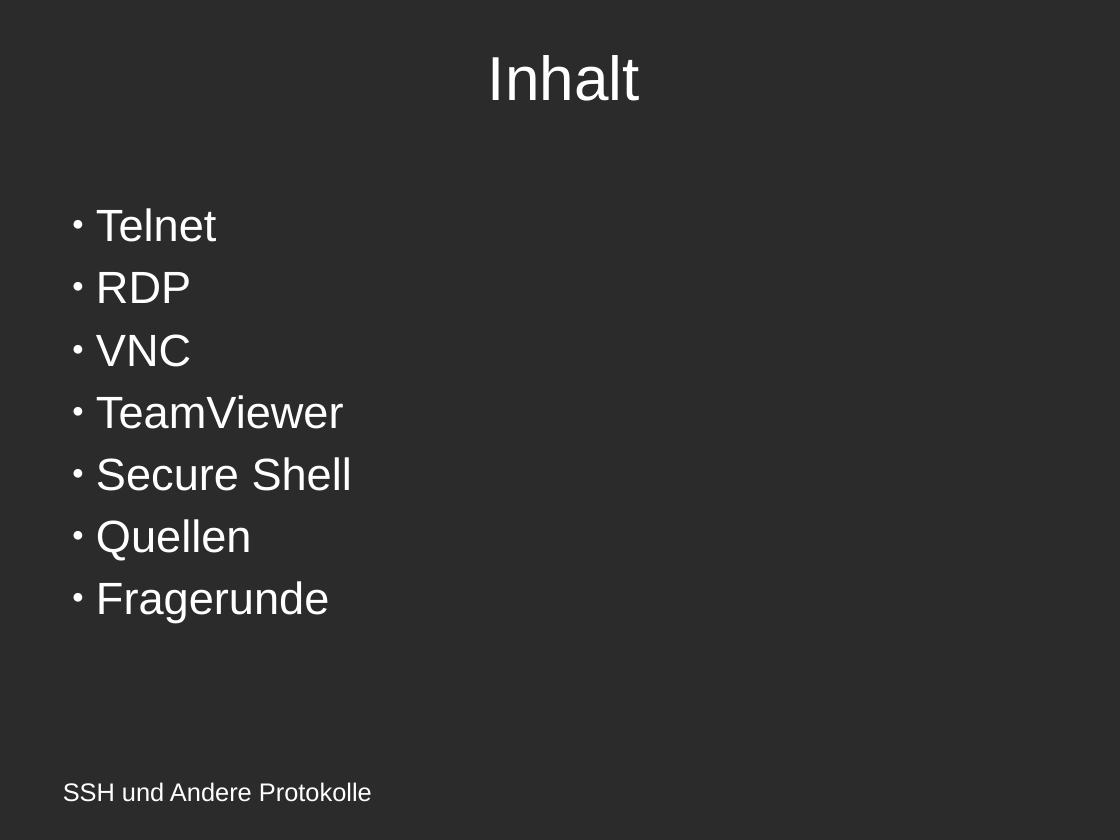
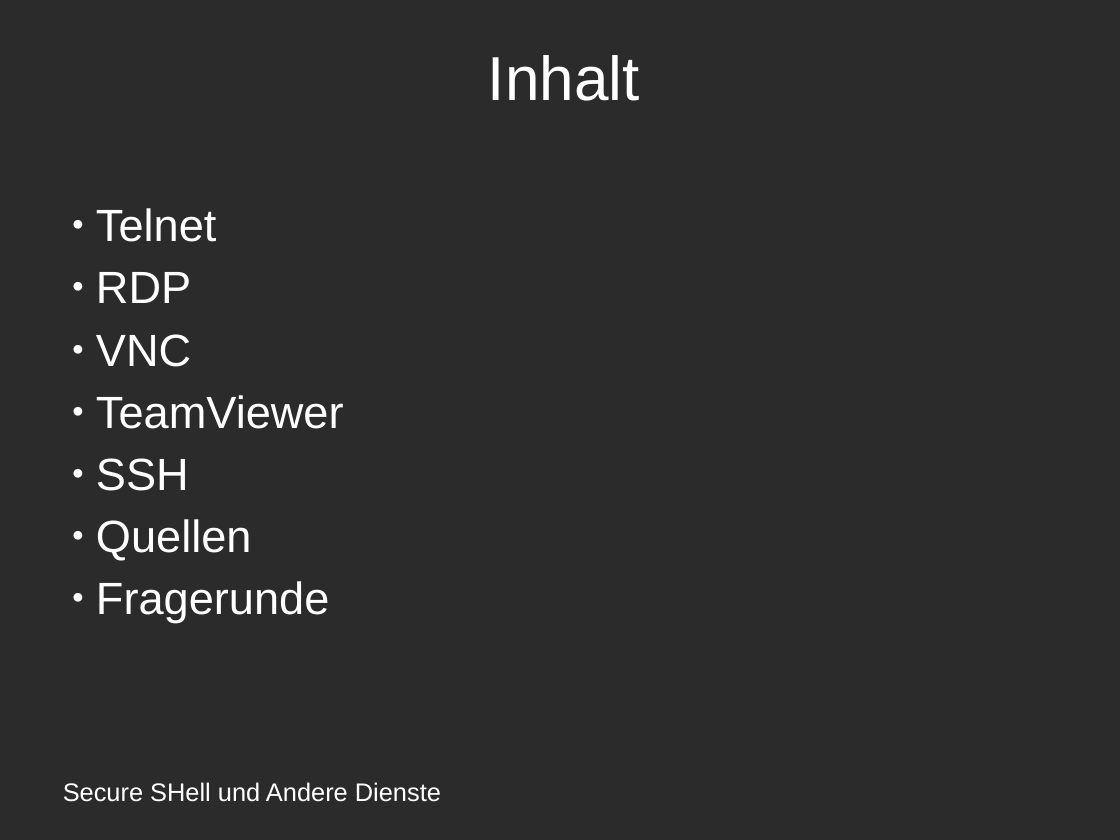
Before and after one commit to amlispolska/SSH-Projekt, a slide deck: slide 3 of ssh-presentation.odp. Drawn at 1120x840 pixels with LibreOffice and Linux fonts; fonts in the diff are those of the drawing; background and template pictures are left out; a plain dark background stands for a picture behind light text. Boxes give left, top, right and bottom in pixels: in the first picture for what was removed or moved away, otherwise in the second. Text is boxed around its words. In the diff, an @@ line names an element or a change of style, - is before the commit and + after.

```diff
--- a/ssh-presentation.odp
+++ b/ssh-presentation.odp
@@ subtitle at <box>96,458,189,491</box>: text changed @@
-● Secure Shell
+● SSH
@@ text at <box>63,782,441,802</box>: text changed @@
-SSH und Andere Protokolle
+Secure SHell und Andere Dienste
```
Also in this commit, not shown: 8 other slides changed, 4 slides added, 2 slides removed, 1 other file.
